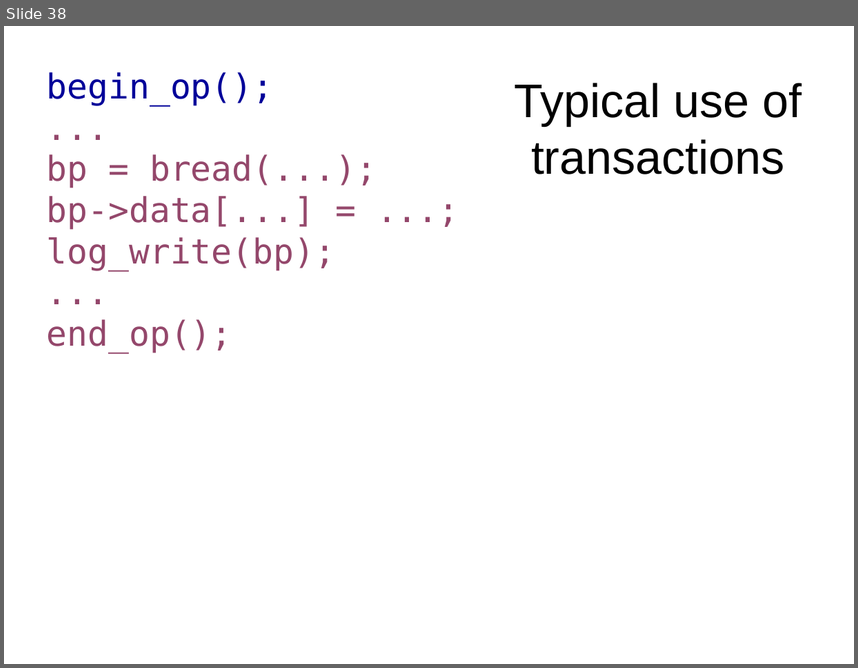
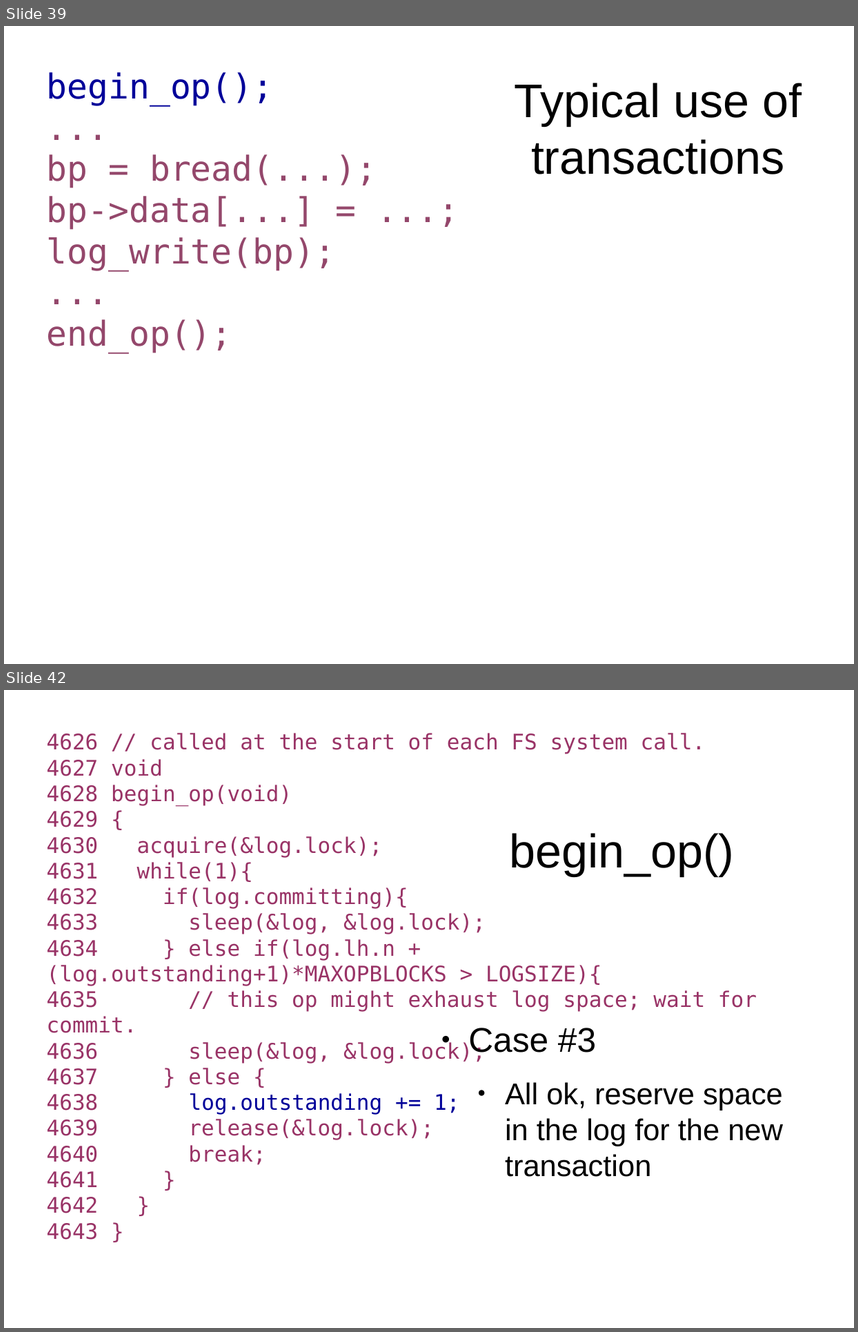
Before and after one commit to antonburtsev/cs5460, a slide deck: lectures/lecture16-file-system/lecture16-file-system.odp. Shown one above the other, each under a label of ours: slide 38 before the commit, slides 39 and 42 after it; the slides between them are not shown. The pictures are 858x668 and 858x1332 pixels, drawn with LibreOffice and Linux fonts; fonts in the diff are those of the drawing. Boxes give left, top, right and bottom in pixels: in the first picture for what was removed or moved away, otherwise in the second. Text is boxed around its words. In the diff, an @@ line names an element or a change of style, - is before the commit and + after.

Commit message:
File system Logging

```diff
--- a/lectures/lecture16-file-system/lecture16-file-system.odp
+++ b/lectures/lecture16-file-system/lecture16-file-system.odp
@@ slide 42 added at <box>4,690,854,1328</box>, background #FFFFFF @@
@@ text added at <box>47,733,757,1213</box>, 20 pt, text #993366 @@
+4626 // called at the start of each FS system call.
+4627 void
+4628 begin_op(void)
+4629 {
+4630 acquire(&log.lock);
+4631 while(1){
+4632 if(log.committing){
+4633 sleep(&log, &log.lock);
+4634 } else if(log.lh.n + (log.outstanding+1)*MAXOPBLOCKS > LOGSIZE){
+4635 // this op might exhaust log space; wait for commit.
+4636 sleep(&log, &log.lock);
+4637 } else {
+4638 log.outstanding += 1;
+4639 release(&log.lock);
+4640 break;
+4641 }
+4642 }
+4643 }
@@ title added at <box>509,833,734,876</box>, 44 pt, text #000000 @@
+begin_op()
@@ text added at <box>468,1027,783,1176</box>, 28 pt, text #000000 @@
+● Case #3
+  ● All ok, reserve space in the log for the new transaction
@@ what was slide 38 is now slide 39 @@
```
Also in this commit, not shown: 8 slides changed, 33 other slides added, 2 other files.
